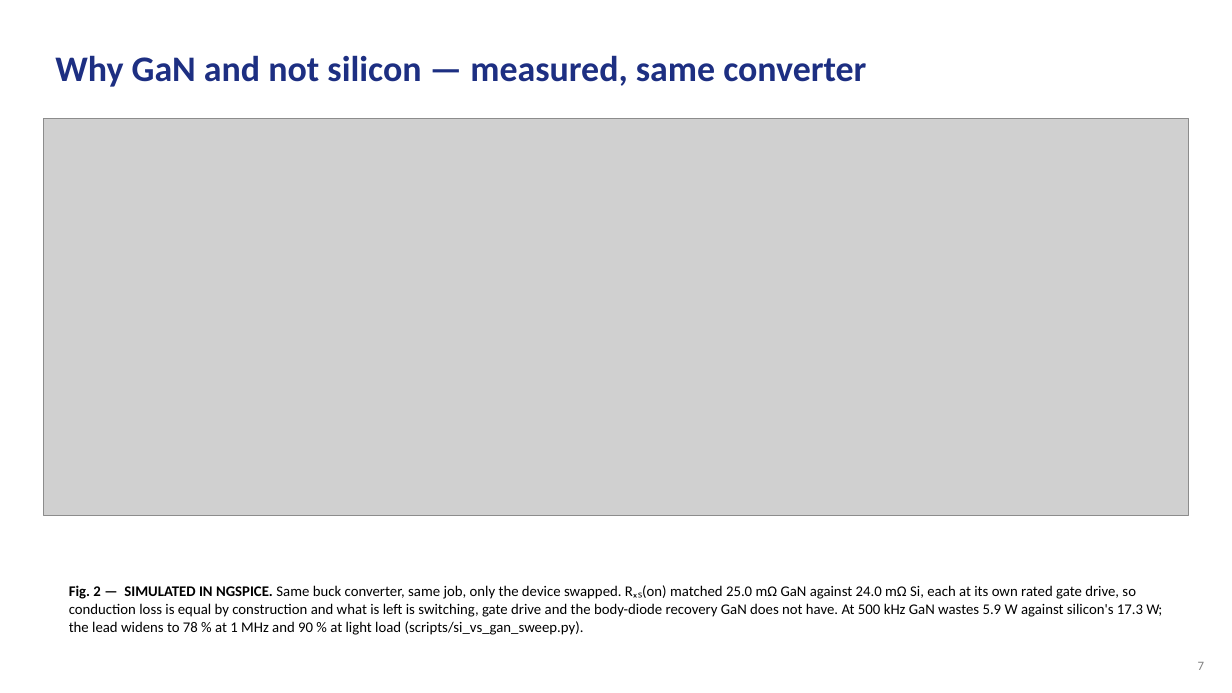
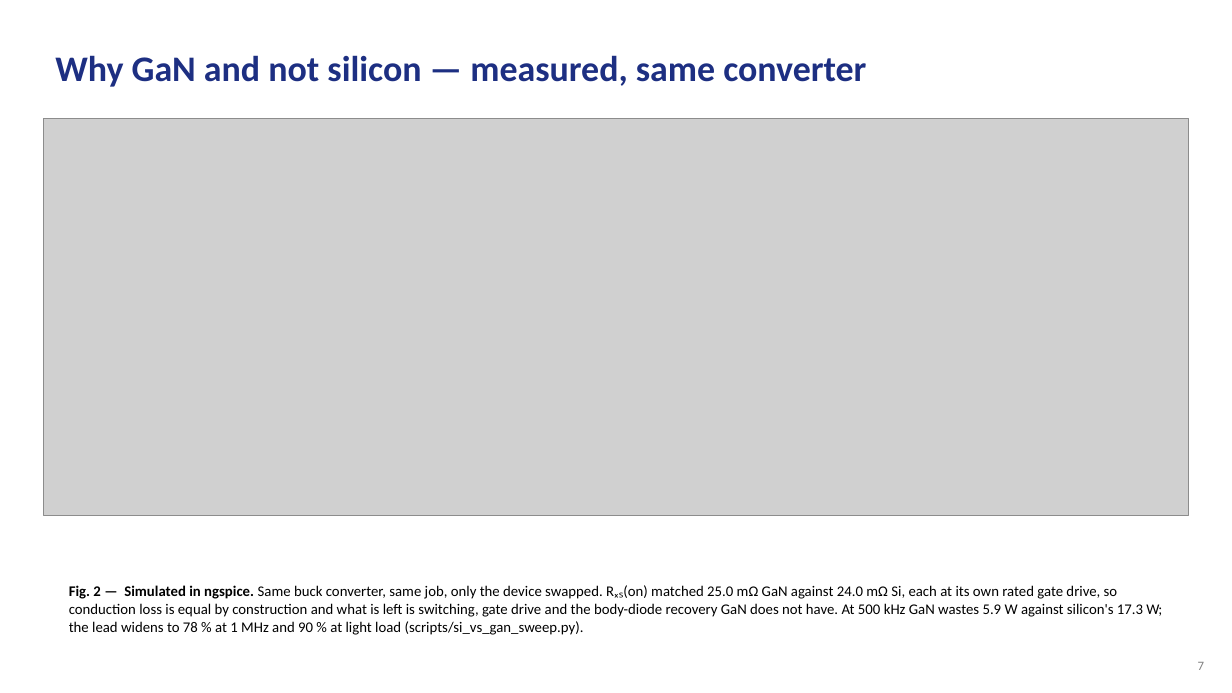
Before and after one commit to Amritha902/gan-driver, a slide deck: slide 7 of review/GaN_Review1_BACKUP.pptx. Drawn at 1232x693 pixels with LibreOffice and Linux fonts; fonts in the diff are those of the drawing; grey boxes stand for pictures. Boxes give left, top, right and bottom in pixels: in the first picture for what was removed or moved away, otherwise in the second. Text is boxed around its words. In the diff, an @@ line names an element or a change of style, - is before the commit and + after.

```diff
--- a/review/GaN_Review1_BACKUP.pptx
+++ b/review/GaN_Review1_BACKUP.pptx
@@ text at bbox=[69, 585, 1162, 635]: text changed @@
-Fig. 2 — SIMULATED IN NGSPICE. Same buck converter, same job, only the device swapped. Rₓₛ(on) matched 25.0 mΩ GaN against 24.0 mΩ Si, each at its own rated gate drive, so conduction loss is equal by construction and what is left is switching, gate drive and the body-diode recovery GaN does not have. At 500 kHz GaN wastes 5.9 W against silicon's 17.3 W; the lead widens to 78 % at 1 MHz and 90 % at light load (scripts/si_vs_gan_sweep.py).
+Fig. 2 — Simulated in ngspice. Same buck converter, same job, only the device swapped. Rₓₛ(on) matched 25.0 mΩ GaN against 24.0 mΩ Si, each at its own rated gate drive, so conduction loss is equal by construction and what is left is switching, gate drive and the body-diode recovery GaN does not have. At 500 kHz GaN wastes 5.9 W against silicon's 17.3 W; the lead widens to 78 % at 1 MHz and 90 % at light load (scripts/si_vs_gan_sweep.py).
```
Also in this commit, not shown: 43 other slides changed, 10 other files.
